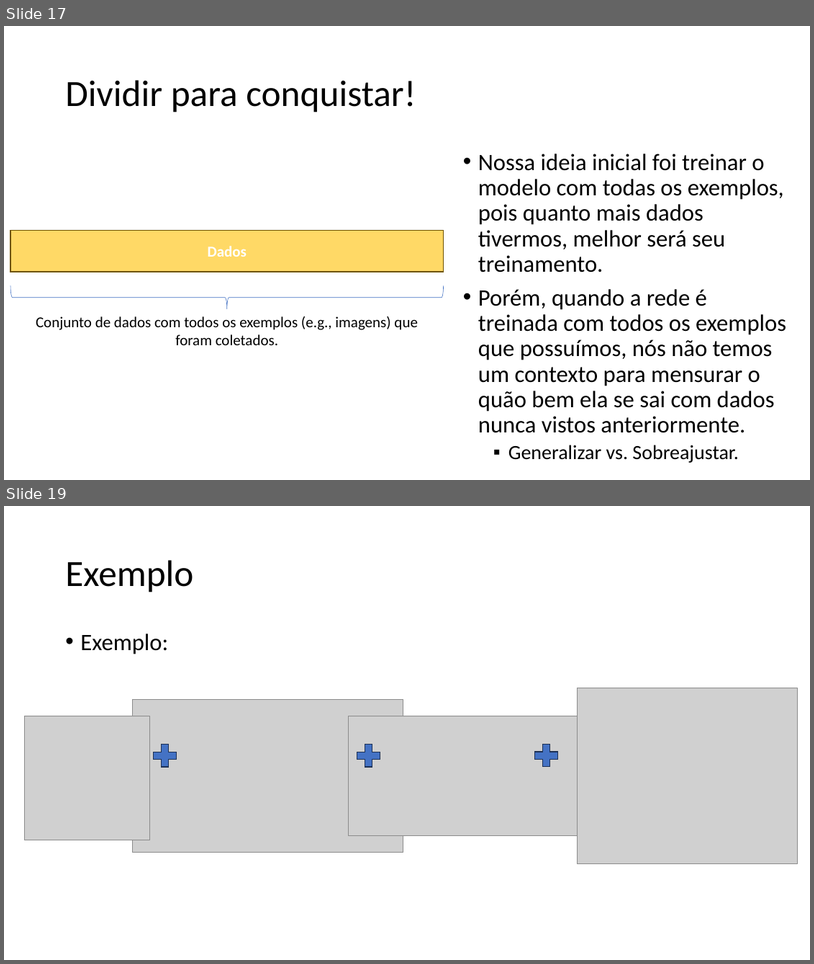
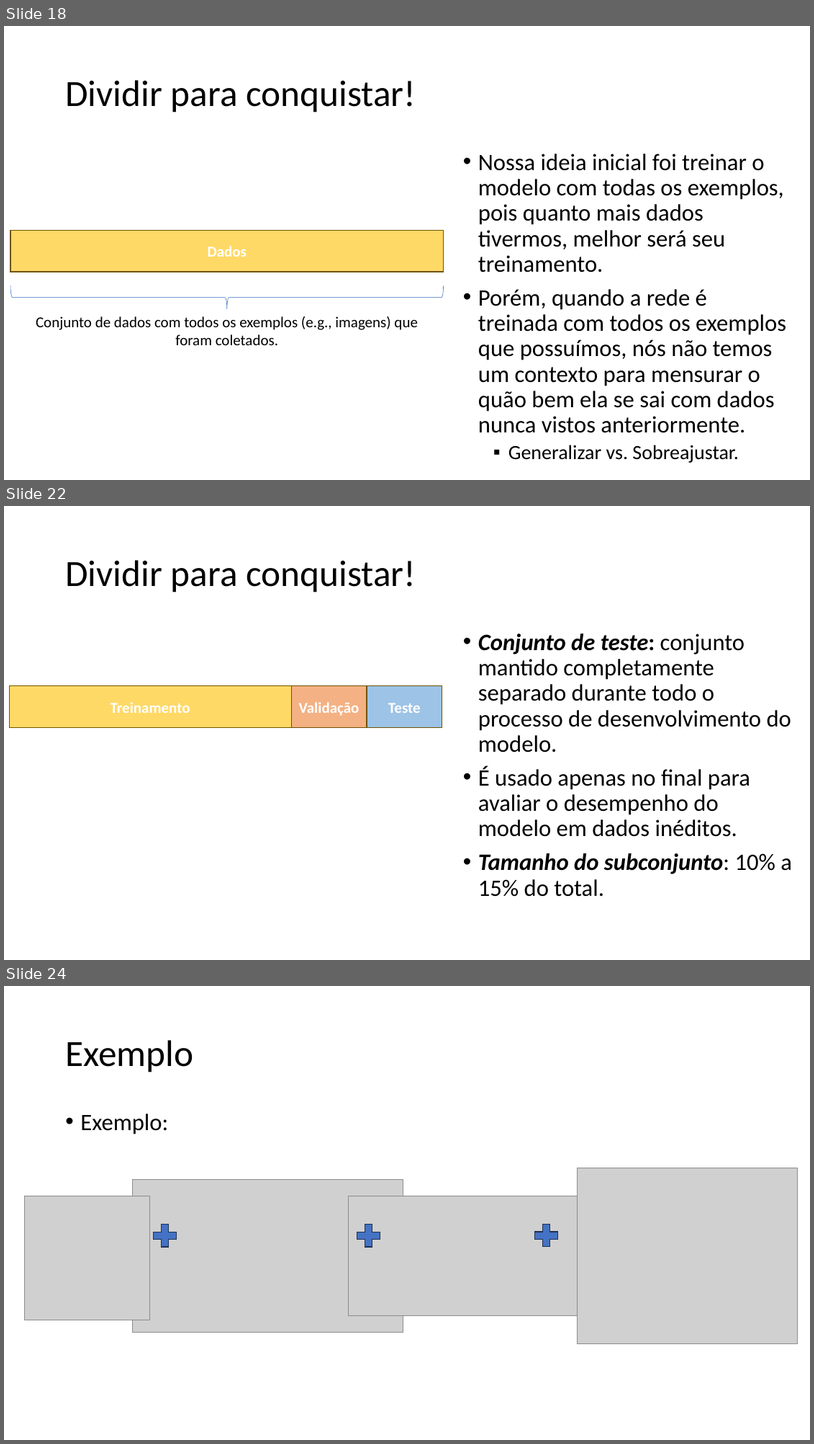
Before and after one commit to zz4fap/tp557-iot-ml, a slide deck: slides/TP557_10_Datasets.pptx. Shown one above the other, each under a label of ours: slides 17 and 19 before the commit, slides 18, 22 and 24 after it; the slides between them are not shown. The pictures are 814x964 and 814x1444 pixels, drawn with LibreOffice and Linux fonts; fonts in the diff are those of the drawing; grey boxes stand for pictures. Boxes give left, top, right and bottom in pixels: in the first picture for what was removed or moved away, otherwise in the second. Text is boxed around its words. In the diff, an @@ line names an element or a change of style, - is before the commit and + after.

```diff
--- a/slides/TP557_10_Datasets.pptx
+++ b/slides/TP557_10_Datasets.pptx
@@ slide 22 added at <box>4,506,810,960</box>, background #FFFFFF @@
@@ title added at <box>65,560,416,592</box>, 44 pt, text #000000 @@
+Dividir para conquistar!
@@ text added at <box>478,633,792,896</box>, 28 pt, text #000000 @@
+• Conjunto de teste: conjunto mantido completamente separado durante todo o processo de desenvolvimento do modelo.
+• É usado apenas no final para avaliar o desempenho do modelo em dados inéditos.
+• Tamanho do subconjunto: 10% a 15% do total.
@@ rectangle added at <box>10,686,292,728</box>, fill #FFD966, outline #705400 1 pt, 18 pt, text #FFFFFF, bold @@
+Treinamento
@@ rectangle added at <box>291,686,367,728</box>, fill #F4B183, outline #705400 1 pt, 18 pt, text #FFFFFF, bold @@
+Validação
@@ rectangle added at <box>367,686,442,728</box>, fill #9DC3E6, outline #705400 1 pt, 18 pt, text #FFFFFF, bold @@
+Teste
@@ what was slide 17 is now slide 18 @@
@@ what was slide 19 is now slide 24 @@
```
Also in this commit, not shown: 2 slides changed, 5 other slides added, 1 slide removed.
